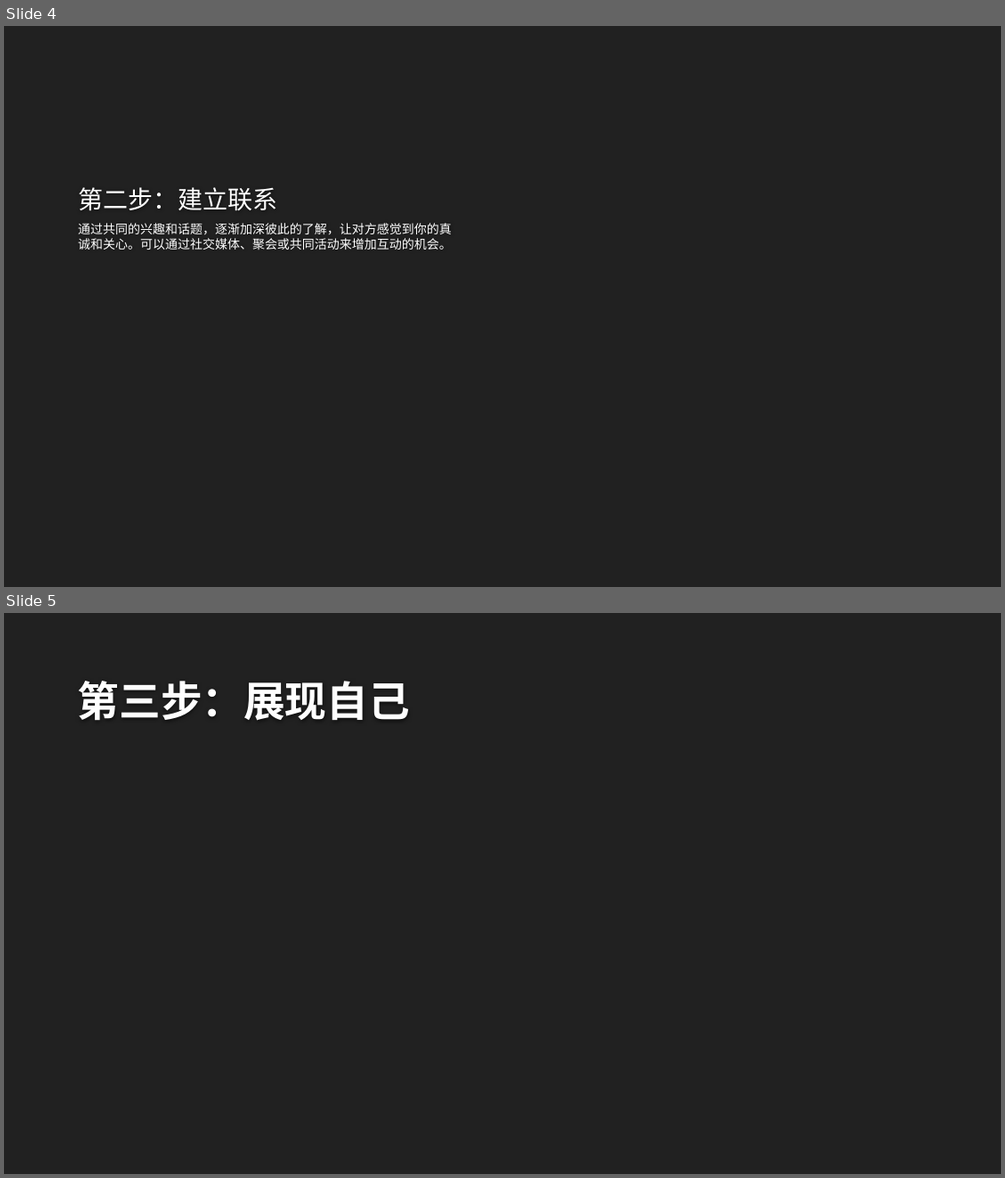
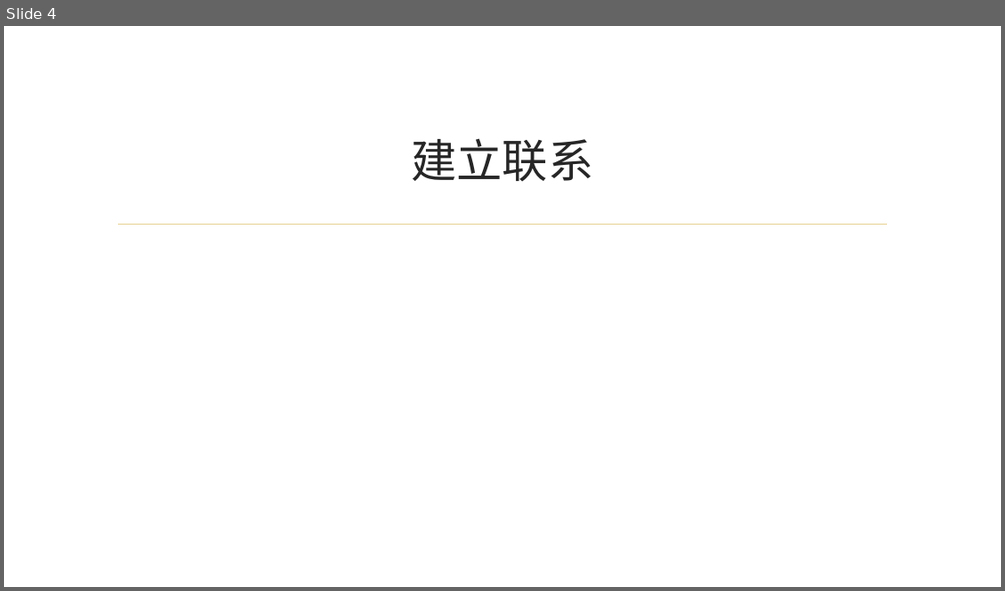
Before and after one commit to Lizhenghe-Chen/AIFileGenerator, a slide deck: Output/666/test.pptx. Shown one above the other, each under a label of ours: slides 4 and 5 before the commit, slide 4 after it. The pictures are 1005x1178 and 1005x591 pixels, drawn with LibreOffice and Linux fonts; fonts in the diff are those of the drawing; background and template pictures are left out. Boxes give left, top, right and bottom in pixels: in the first picture for what was removed or moved away, otherwise in the second. Text is boxed around its words. In the diff, an @@ line names an element or a change of style, - is before the commit and + after.

```diff
--- a/Output/666/test.pptx
+++ b/Output/666/test.pptx
@@ slide 5 removed at [4,613,1001,1174], background #212121 @@
@@ title removed at [78,681,410,721] @@
-第三步：展现自己
@@ slide 4 changed as well @@
@@ background #212121 to picture (left out) @@
@@ title "建立联系" at [411,138,593,182]: vertical alignment bottom to middle @@
@@ title at [411,138,593,182]: text changed; size 24 to 44 pt; font Quicksand to Times New Roman; text colour #FEFEFE to #262626 @@
-第二步：建立联系
+建立联系
@@ text removed at [78,223,452,249] @@
-通过共同的兴趣和话题，逐渐加深彼此的了解，让对方感觉到你的真诚和关心。可以通过社交媒体、聚会或共同活动来增加互动的机会。
@@ line added from (119, 224) to (887, 224), #E8D191 1.25 pt @@
```
Also in this commit, not shown: 1 other slide changed, 4 slides added, 3 other slides removed, 11 other files.
